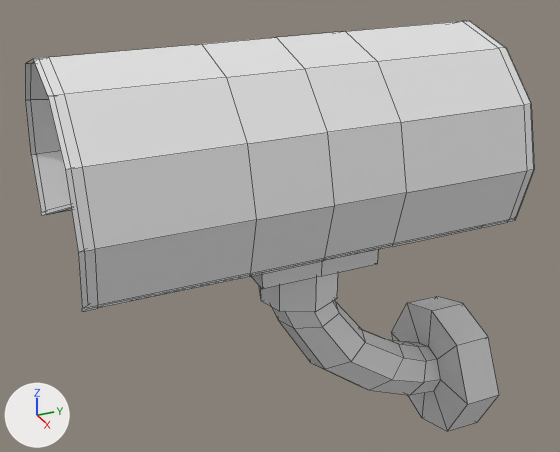
Two versions of the FBX model StealthTowerEscapeGame/Assets/Marit/Props/Security Camera 2/Security Camera 2.fbx, one commit apart.
Rendered twice from a 50 mm camera at (0.331, -0.272, 0.28) aimed at (-0.012, -0.117, 0.109). The lights are fixed; the arrows at lower left show +X, +Y and +Z. Mesh edges are drawn as thin lines.

Objects in the first picture: 'Security Camera 2'.
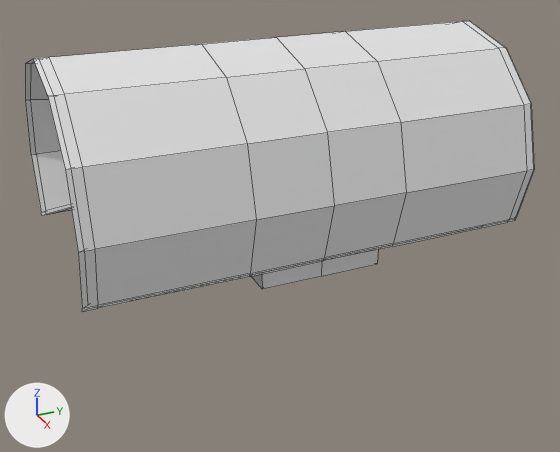
The newer file is also rescaled (x1.278), turned or shifted as a whole; pictures and numbers use the older file's frame.

Where the change shows, as pixel boxes [x1, y1, x2, y2] in the pictures (560 x 452 px):
'Security Camera 2', reshaped (29% shorter): before [26, 21, 534, 431]; after [26, 21, 534, 312]
part 1 of me_cylinder_004, deleted: before [259, 273, 499, 431]

Edits to the bpy script that builds the scene:
```text
Change me_cylinder_004:
    used by ob_security_camera_2; location = (0.0, 0.0, 0.0)
    remove me_cylinder_004.from_pydata(...)  # 380 vertices, 394 faces; spans x -0.061..0.061, y -0.233..0.0, z -0.04..0.211
    add me_cylinder_004.from_pydata(...)  # 299 vertices, 306 faces; spans x -0.061..0.061, y -0.233..-0.016, z 0.096..0.211
    me_cylinder_004 part 1
    81 vertices are removed from x -0.042..0.042, y -0.134..0.0, z -0.04..0.095
    88 faces are deleted
```
